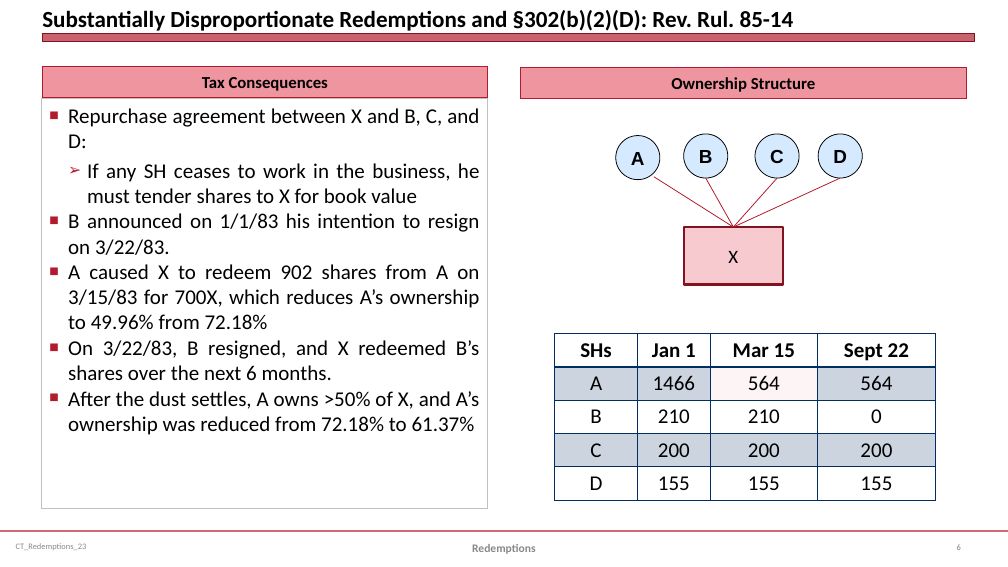
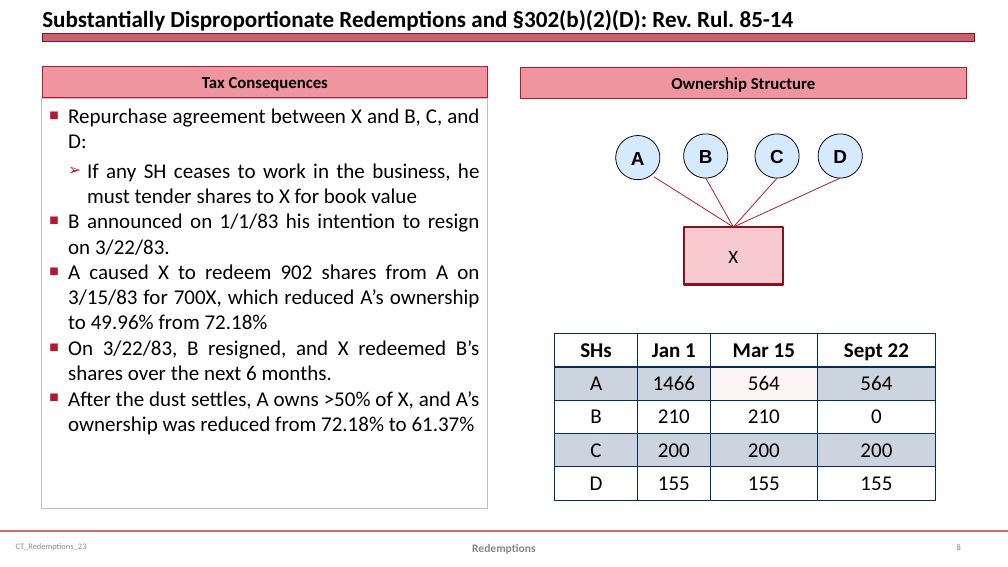
Before and after one commit to jmc877/Corporate-Tax, a slide deck: slide 8 of slides/CT_Redemptions_23.pptx (slide 6 before the commit). Drawn at 1008x567 pixels with LibreOffice and Linux fonts; fonts in the diff are those of the drawing. Boxes give left, top, right and bottom in pixels: in the first picture for what was removed or moved away, otherwise in the second. Text is boxed around its words. In the diff, an @@ line names an element or a change of style, - is before the commit and + after.

```diff
--- a/slides/CT_Redemptions_23.pptx
+++ b/slides/CT_Redemptions_23.pptx
@@ text at [68,264,480,329]: text changed @@
-■ A caused X to redeem 902 shares from A on 3/15/83 for 700X, which reduces A’s ownership to 49.96% from 72.18%
+■ A caused X to redeem 902 shares from A on 3/15/83 for 700X, which reduced A’s ownership to 49.96% from 72.18%
```
Also in this commit, not shown: 6 other slides changed, 11 slides added, 4 other files.
